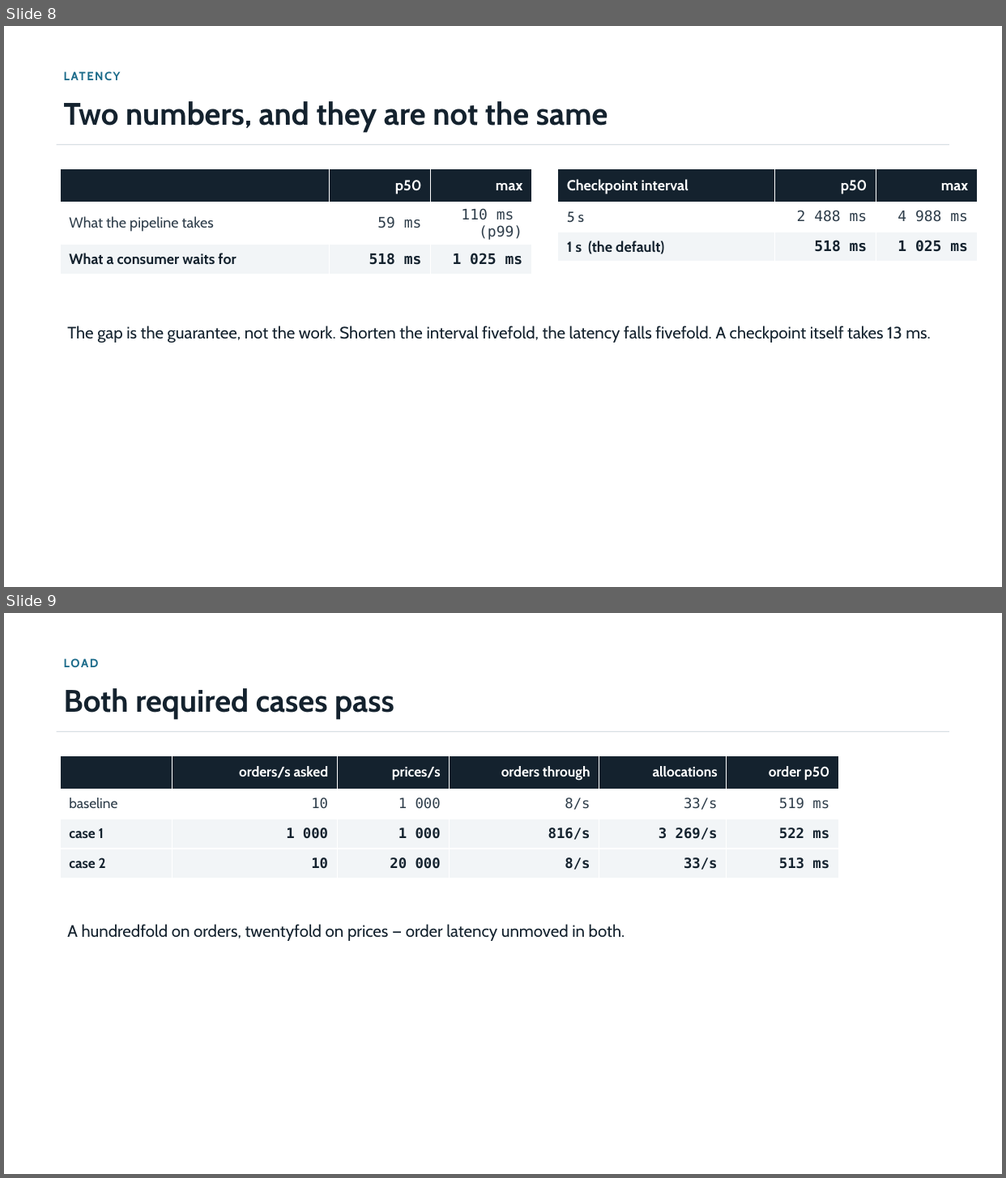
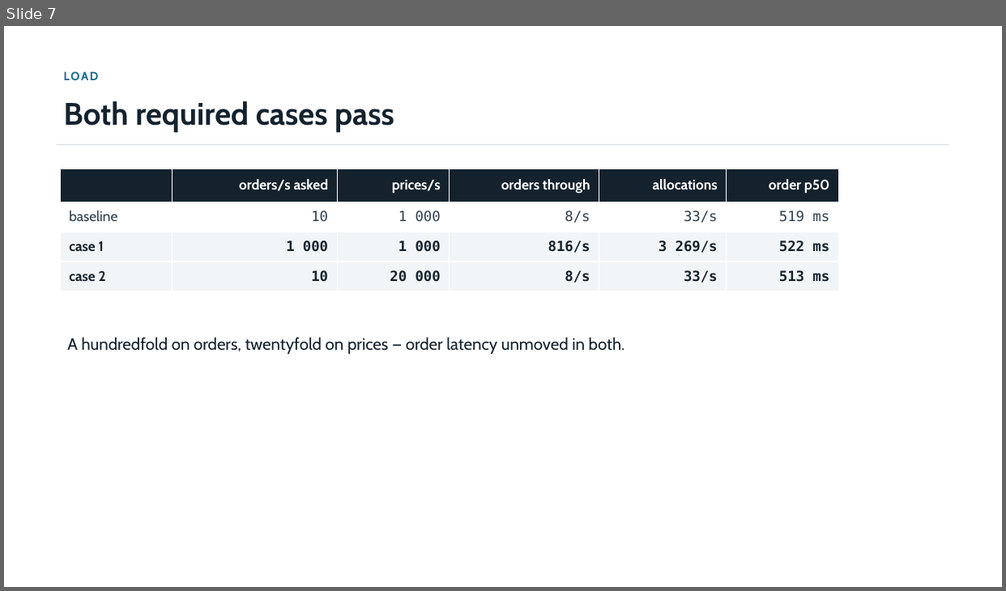
Before and after one commit to jimzucker/flink-training, a slide deck: docs/deck/final-demo.pptx. Shown one above the other, each under a label of ours: slides 8 and 9 before the commit, slide 7 after it. The pictures are 1006x1178 and 1006x591 pixels, drawn with LibreOffice and Linux fonts; fonts in the diff are those of the drawing. Boxes give left, top, right and bottom in pixels: in the first picture for what was removed or moved away, otherwise in the second. Text is boxed around its words. In the diff, an @@ line names an element or a change of style, - is before the commit and + after.

```diff
--- a/docs/deck/final-demo.pptx
+++ b/docs/deck/final-demo.pptx
@@ slide 8 removed at box(4, 26, 1002, 587), background #FFFFFF @@
@@ text removed at box(57, 65, 955, 88) @@
-LATENCY
@@ text removed at box(64, 101, 608, 132) @@
-Two numbers, and they are not the same
@@ rectangle removed at box(57, 144, 949, 145) @@
@@ table removed at box(60, 169, 532, 268), 3 rows, 3 columns @@
- | p50 | max
-What the pipeline takes | 59 ms | 110 ms (p99)
-What a consumer waits for | 518 ms | 1 025 ms
@@ table removed at box(558, 169, 978, 262), 3 rows, 3 columns @@
-Checkpoint interval | p50 | max
-5 s | 2 488 ms | 4 988 ms
-1 s (the default) | 518 ms | 1 025 ms
@@ text removed at box(67, 326, 931, 343) @@
-The gap is the guarantee, not the work. Shorten the interval fivefold, the latency falls fivefold. A checkpoint itself takes 13 ms.
@@ what was slide 9 is now slide 7 @@
```
Also in this commit, not shown: 1 slide changed, 4 other slides removed, 7 other files.
